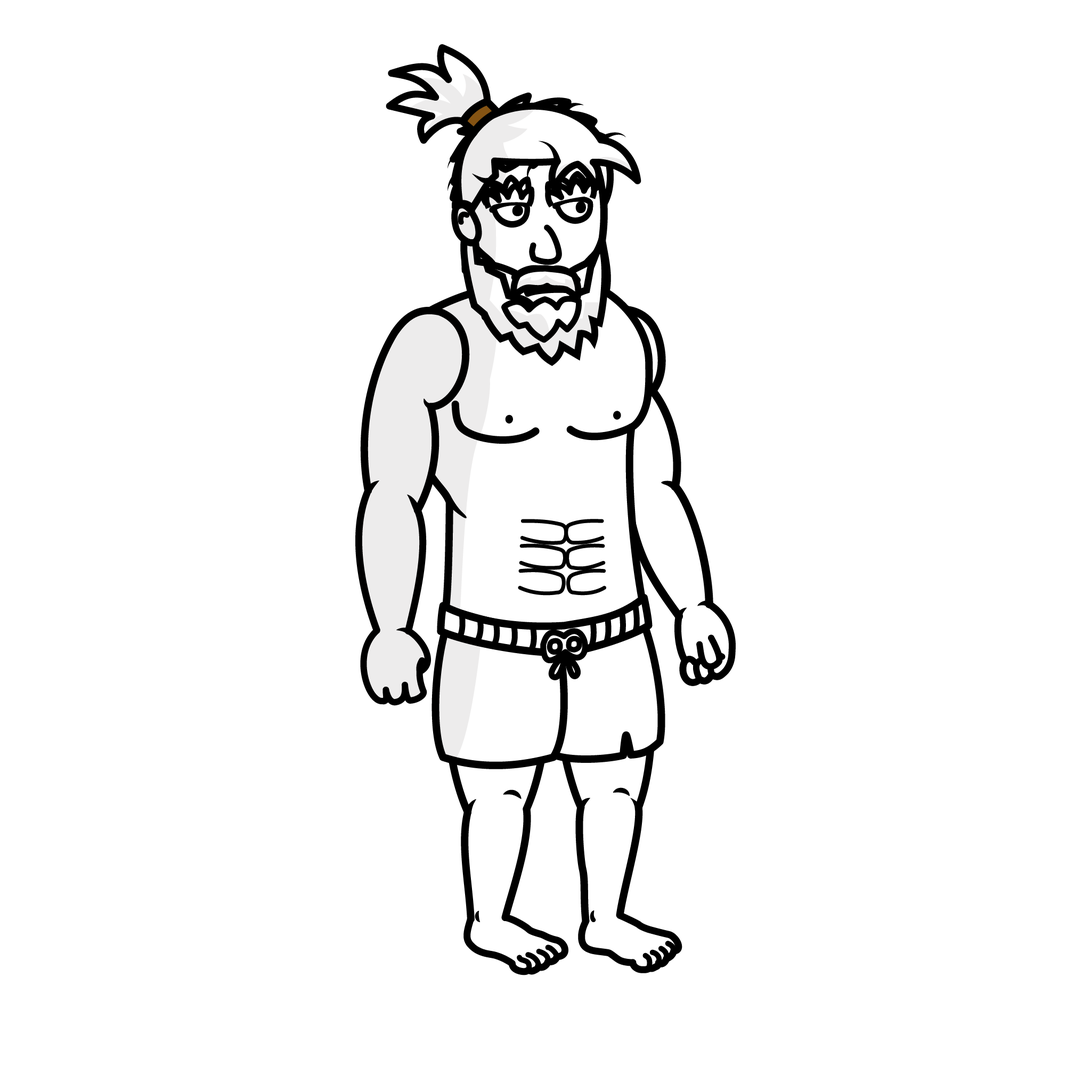
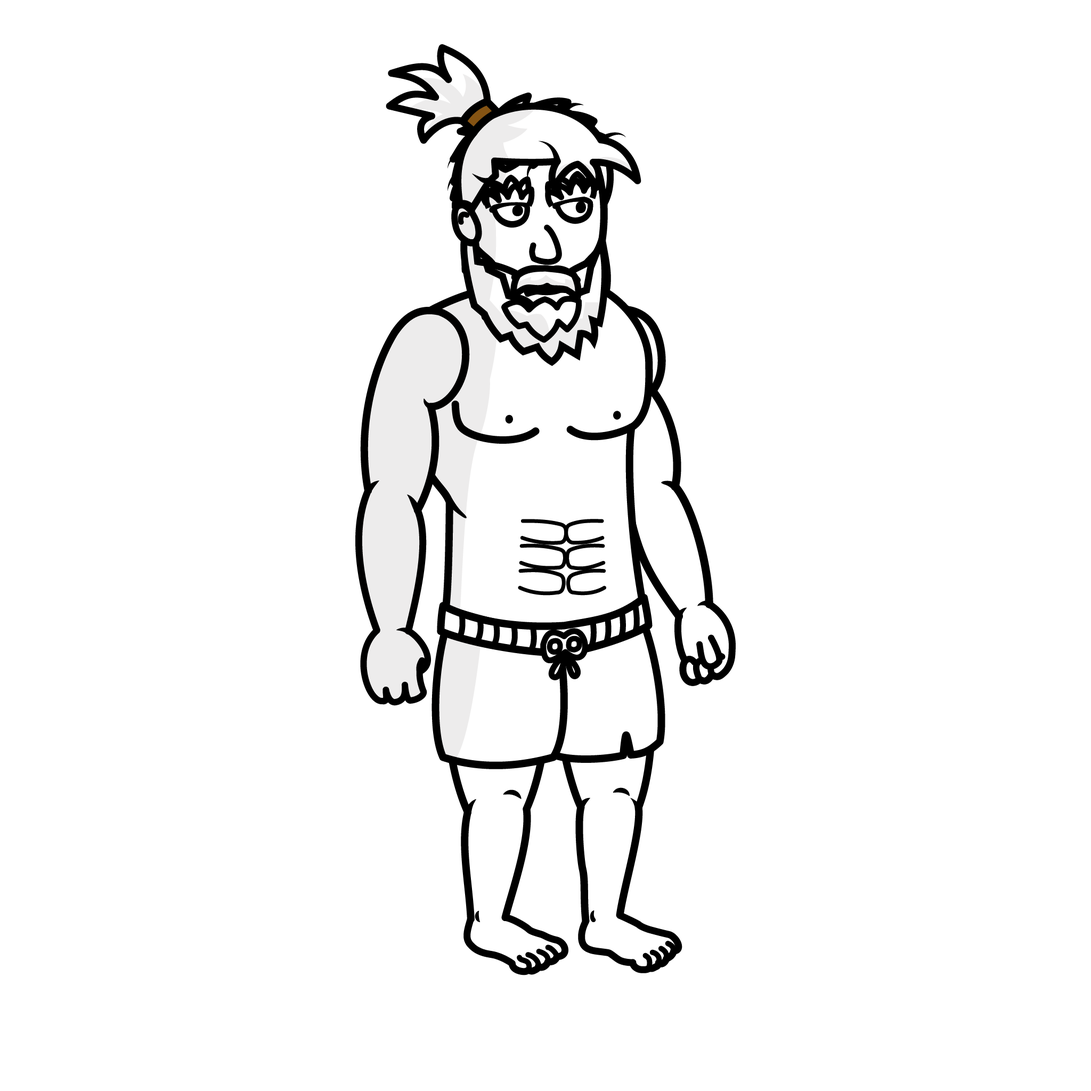
Layered file, before and after one edit (1091x1091). Changes by layer:
renamed "Hair 1" to "Moustache 2", painted on it over [536, 292, 562, 296]
renamed "Moustache 2" to "Moustache", painted on it over [536, 292, 562, 296]
renamed "Nose" to "Mouth 3", painted on it over [536, 292, 562, 296]
renamed "Mouth 3" to "Mouth 2", painted on it over [536, 292, 562, 296]
renamed "Mouth 2" to "Mouth", painted on it over [536, 292, 562, 296]
